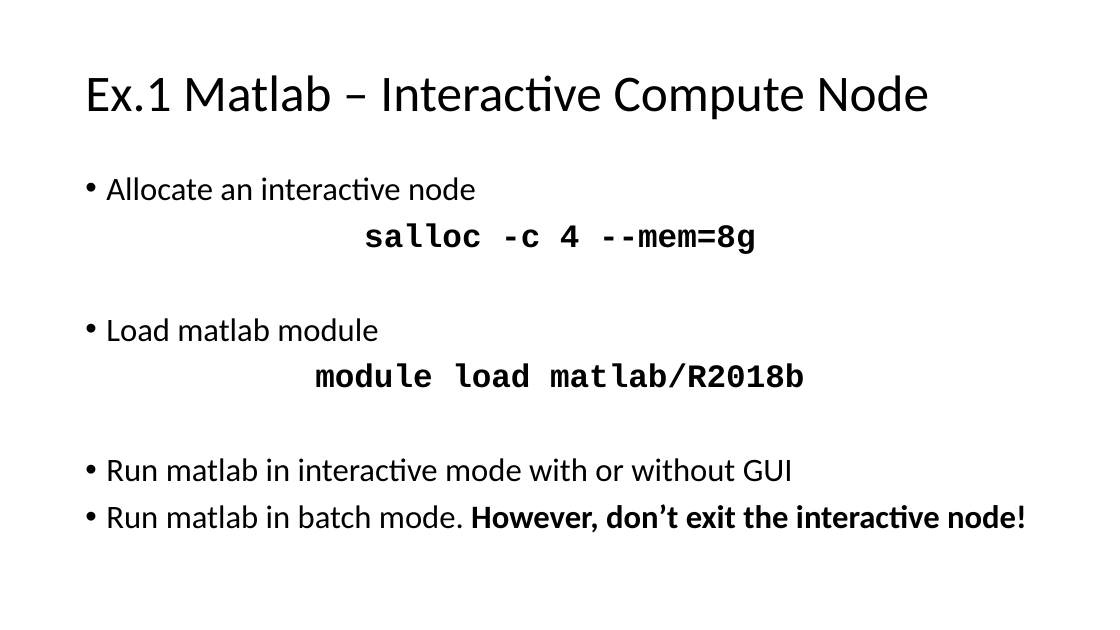
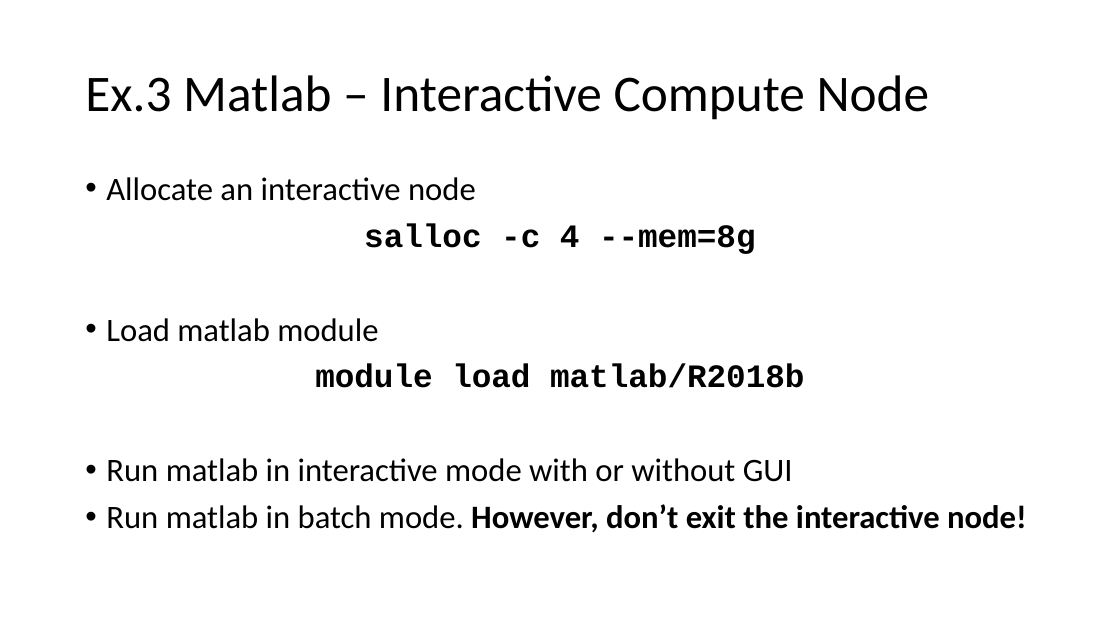
Before and after one commit to tdmdal/rrn-workshop, a slide deck: slide 24 of rrn_intro.pptx (slide 23 before the commit). Drawn at 1120x630 pixels with LibreOffice and Linux fonts; fonts in the diff are those of the drawing. Boxes give left, top, right and bottom in pixels: in the first picture for what was removed or moved away, otherwise in the second. Text is boxed around its words. In the diff, an @@ line names an element or a change of style, - is before the commit and + after.

```diff
--- a/rrn_intro.pptx
+++ b/rrn_intro.pptx
@@ title at (85,75,930,120): text changed @@
-Ex.1 Matlab – Interactive Compute Node
+Ex.3 Matlab – Interactive Compute Node
```
Also in this commit, not shown: 15 other slides changed, 6 slides added, 2 other files.
